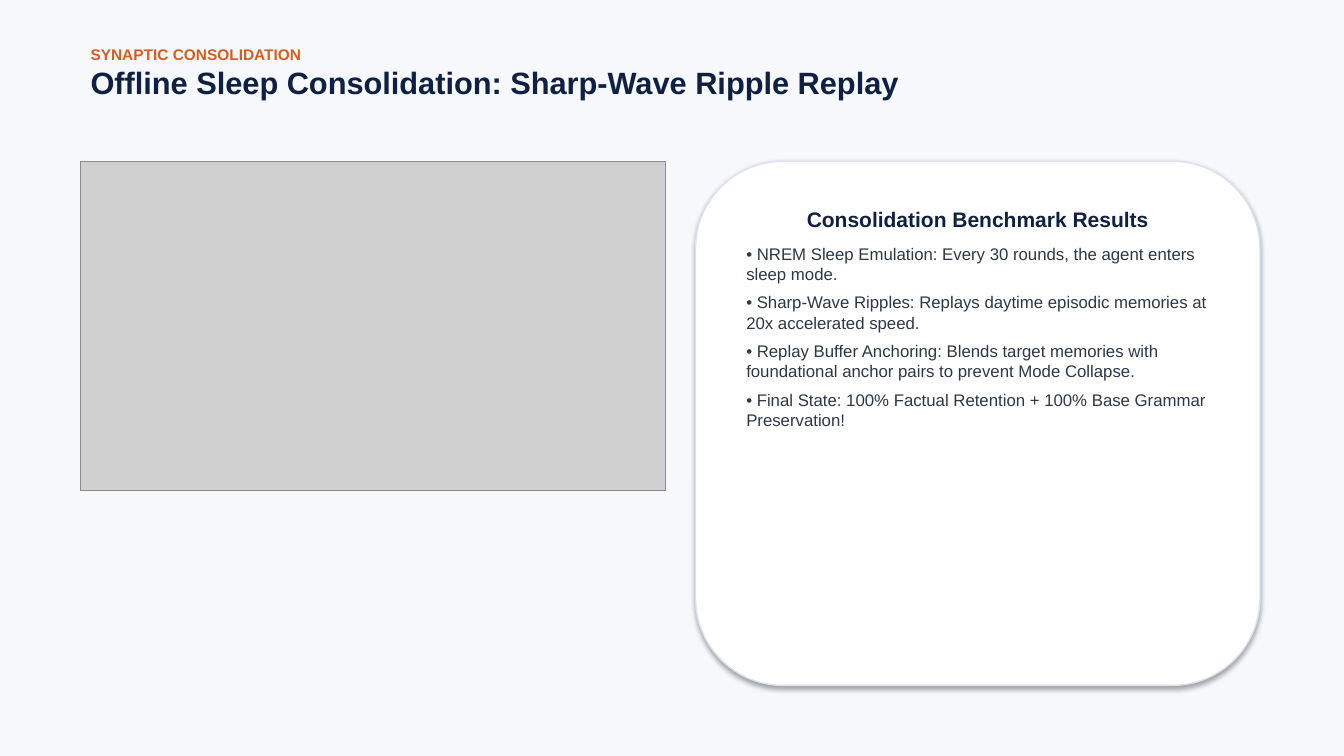
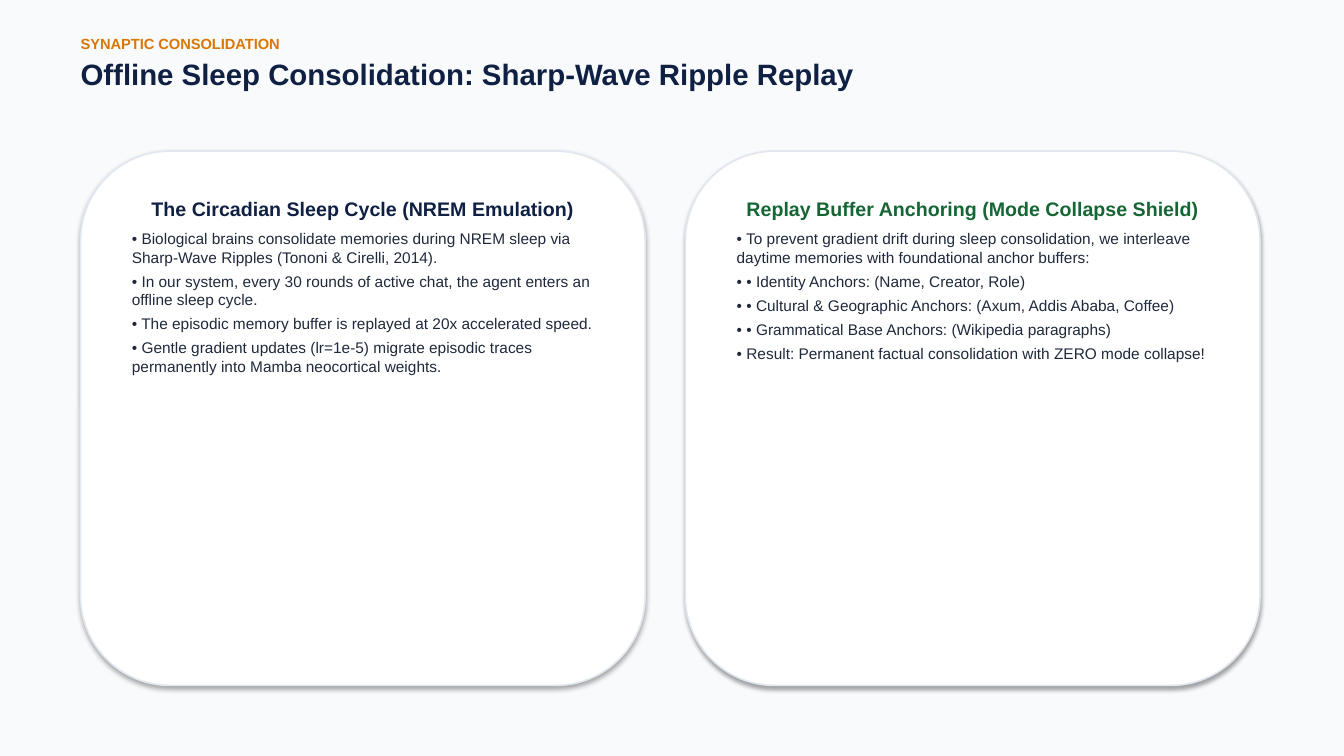
Before and after one commit to BekiChemeda/ML-Research, a slide deck: slide 26 of AMHARIC_MAMBA_PRESENTATION.pptx (slide 8 before the commit). Drawn at 1344x756 pixels with LibreOffice and Linux fonts; fonts in the diff are those of the drawing; grey boxes stand for pictures. Boxes give left, top, right and bottom in pixels: in the first picture for what was removed or moved away, otherwise in the second. Text is boxed around its words. In the diff, an @@ line names an element or a change of style, - is before the commit and + after.

Commit message:
Expand presentation slide deck to professional 31-slide conference & defense format

```diff
--- a/AMHARIC_MAMBA_PRESENTATION.pptx
+++ b/AMHARIC_MAMBA_PRESENTATION.pptx
@@ background #F6F8FC to #F8FAFC @@
@@ text "SYNAPTIC CONSOLIDATION" at box(81, 38, 853, 90): size 11 to 10.5 pt, text colour #D85C1C to #D97706 in "SYNAPTIC CONSOLIDATION"; size 22 to 21 pt in "Offline Sleep Consolidation: Sharp-Wave Ripple Replay"; more space between paragraphs @@
@@ picture removed at box(81, 161, 665, 490) @@
@@ rounded rectangle added at box(81, 151, 645, 686), fill #FFFFFF, outline #E2E8F0 1.2 pt, 11 pt, text #1E293B @@
+The Circadian Sleep Cycle (NREM Emulation)
+• Biological brains consolidate memories during NREM sleep via Sharp-Wave Ripples (Tononi & Cirelli, 2014).
+• In our system, every 30 rounds of active chat, the agent enters an offline sleep cycle.
+• The episodic memory buffer is replayed at 20x accelerated speed.
+• Gentle gradient updates (lr=1e-5) migrate episodic traces permanently into Mamba neocortical weights.
@@ rounded rectangle "Replay Buffer Anchoring (Mode Collapse ...": place and size @@
-rounded rectangle "Replay Buffer Anchoring (Mode Collapse ..." at box(696, 161, 1260, 686)
+rounded rectangle "Replay Buffer Anchoring (Mode Collapse ..." at box(686, 151, 1260, 686)
@@ rounded rectangle "Replay Buffer Anchoring (Mode Collapse ..." at box(686, 151, 1260, 686): outline #DCE2EB 1 pt to #E2E8F0 1.2 pt @@
@@ text in rounded rectangle at box(737, 201, 1205, 363): text changed; size 12 to 11 pt; text colour #2D3748 to #1E293B @@
-Consolidation Benchmark Results
-• NREM Sleep Emulation: Every 30 rounds, the agent enters sleep mode.
-• Sharp-Wave Ripples: Replays daytime episodic memories at 20x accelerated speed.
-• Replay Buffer Anchoring: Blends target memories with foundational anchor pairs to prevent Mode Collapse.
-• Final State: 100% Factual Retention + 100% Base Grammar Preservation!
+Replay Buffer Anchoring (Mode Collapse Shield)
+• To prevent gradient drift during sleep consolidation, we interleave daytime memories with foundational anchor buffers:
+• • Identity Anchors: (Name, Creator, Role)
+• • Cultural & Geographic Anchors: (Axum, Addis Ababa, Coffee)
+• • Grammatical Base Anchors: (Wikipedia paragraphs)
+• Result: Permanent factual consolidation with ZERO mode collapse!
```
Also in this commit, not shown: 5 other slides changed, 25 slides added, 6 slides removed, 1 other file.
